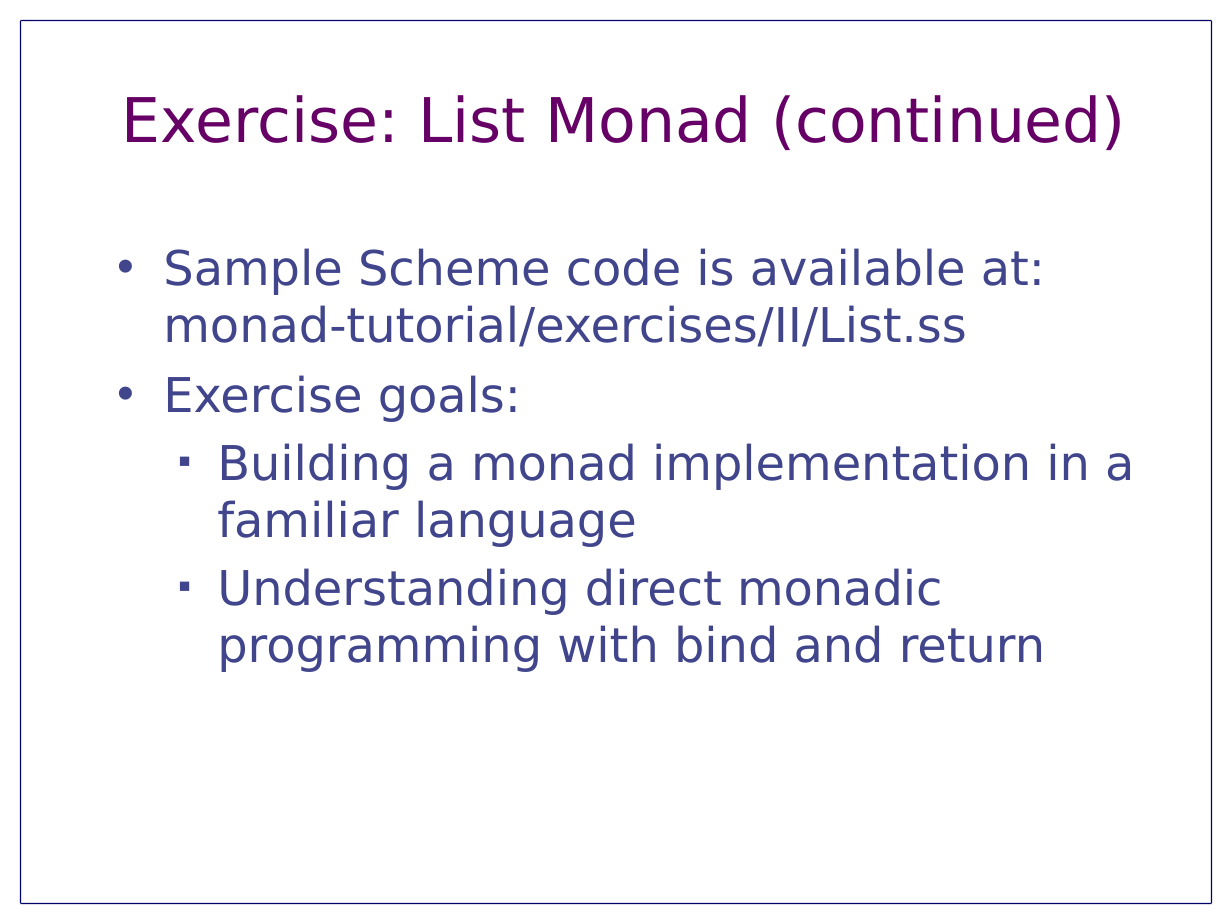
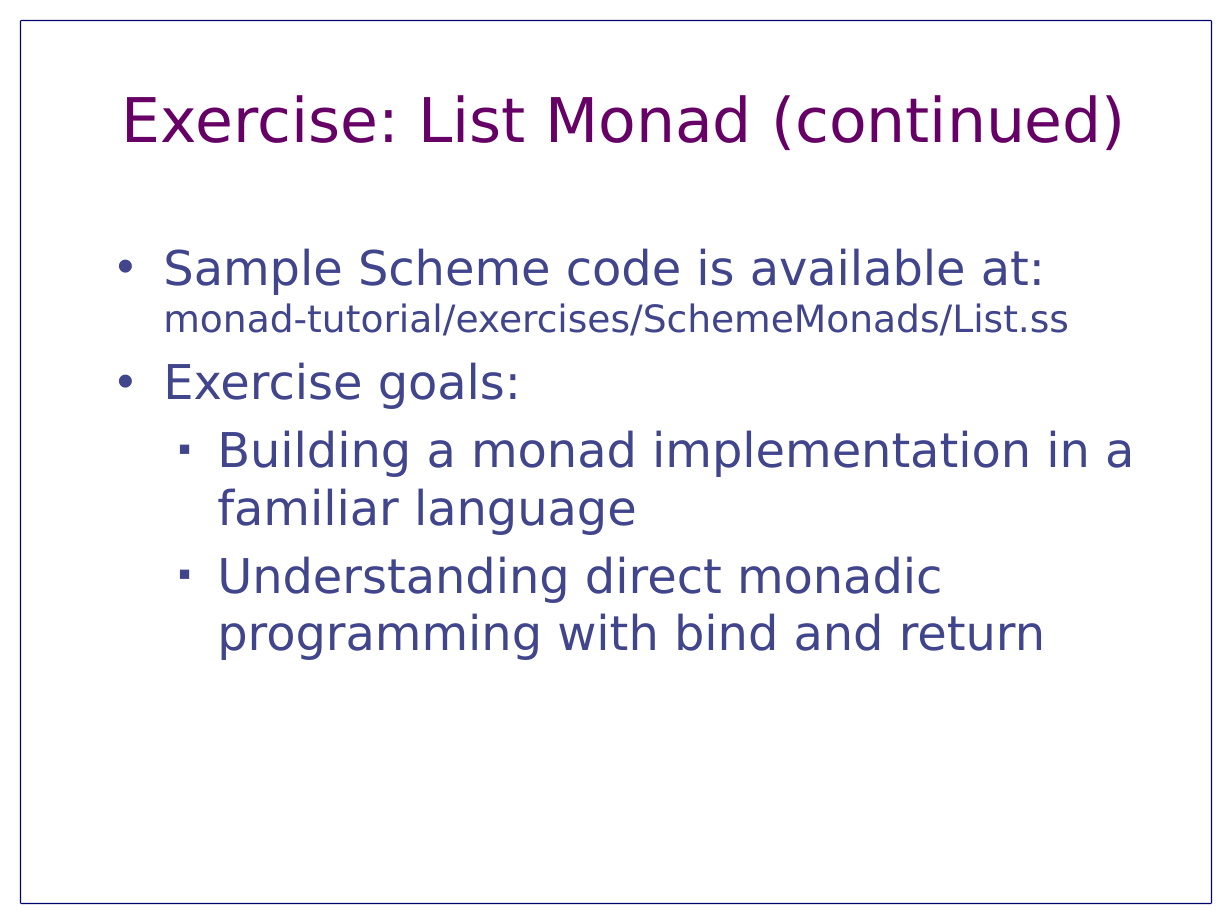
Before and after one commit to jnewbern/monad-tutorial, a slide deck: slide 6 of slides/SectionTwo.odp. Drawn at 1232x924 pixels with LibreOffice and Linux fonts; fonts in the diff are those of the drawing. Boxes give left, top, right and bottom in pixels: in the first picture for what was removed or moved away, otherwise in the second. Text is boxed around its words. In the diff, an @@ line names an element or a change of style, - is before the commit and + after.

Commit message:
Polish tutorial slides a little more

```diff
--- a/slides/SectionTwo.odp
+++ b/slides/SectionTwo.odp
@@ text at (163, 248, 1069, 336): text changed; size 28 to 22 pt @@
-• Sample Scheme code is available at:
-  monad-tutorial/exercises/II/List.ss
+• Sample Scheme code is available at:
+  monad-tutorial/exercises/SchemeMonads/List.ss
```
Also in this commit, not shown: 5 other slides changed, 3 other files.
